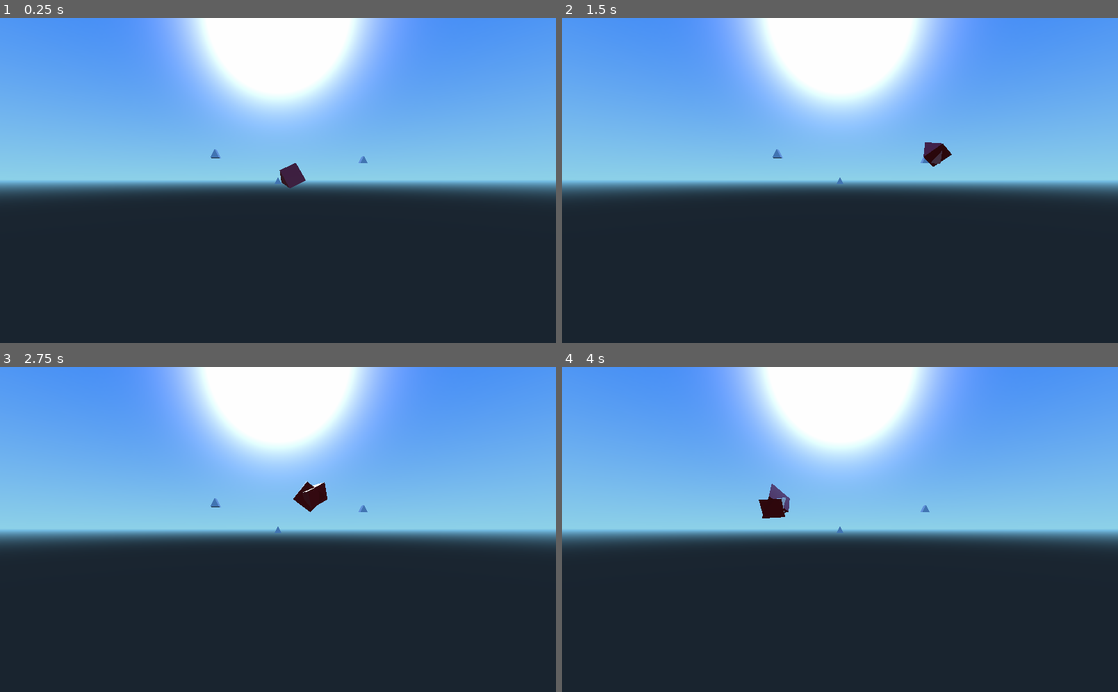
Above: before the commit, frames 1-4 (two rows, left to right).
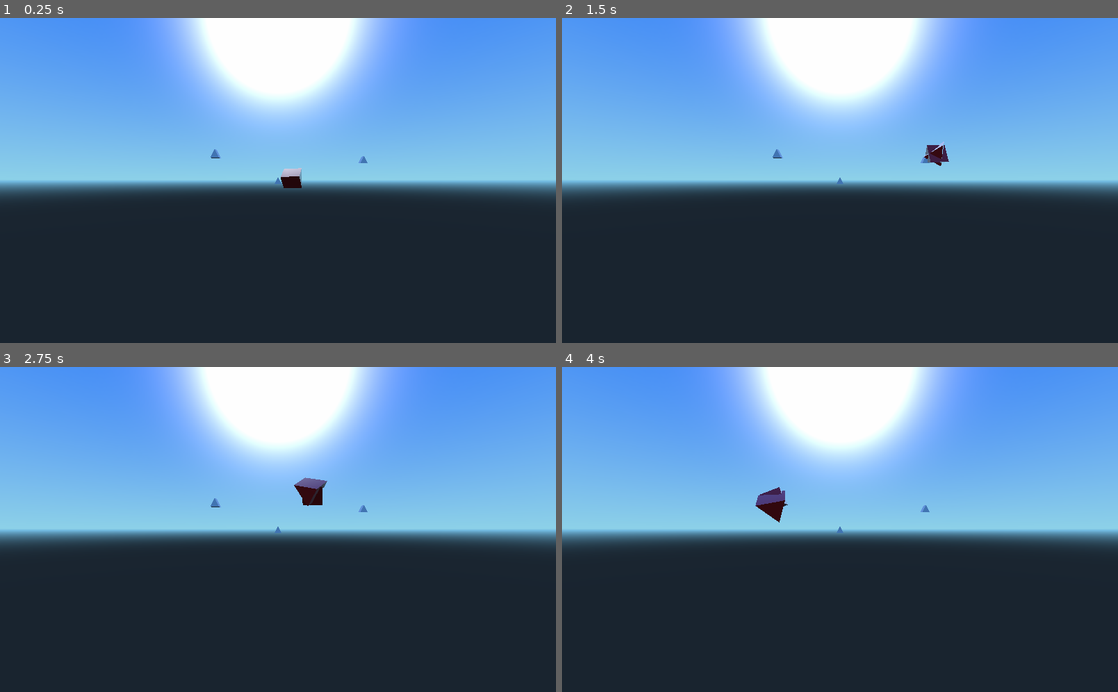
Above: after the commit, the same moments.

Repository: DevinPentecost/ludumdare41
Game: Godot game, scene res://SCENES/Bullets/BulletTest.tscn
Two runs of this game, one before a commit and one after it. Both use one fixed random seed, a clock stepped at 60 frames per second and the inputs below. This scene is started directly instead of the project's main scene.
Inputs (mouse positions are in pixels of both pictures, inside the frame that each line leads up to):
- Up to frame 1 (0.25 s): no input
- Up to frame 2 (1.5 s): tap Enter at 0.5 s; move the mouse to (962, 164) at 0.52 s; hold Up 0.53-1.25 s; click (962, 164) at 0.67 s; drag from (728, 196) to (812, 245) at 1.27 s
- Up to frame 3 (2.75 s): move the mouse to (333, 458) at 2.02 s; hold Up from 2.03 s (still down); click (333, 458) at 2.17 s
- Up to frame 4 (4 s): release Up at 2.75 s; drag from (812, 594) to (673, 480) at 2.77 s; move the mouse to (1006, 578) at 3.52 s; hold Down from 3.53 s (still down); click (1006, 578) at 3.67 s

The runs differ from the first frame. In frame 1, 0.2% of the frame differs, in the area x 50-55%, y 44-53%; in frame 2, 0.2%; in frame 3, 0.3%, in the area x 52-59%, y 33-45%; in frame 4, 0.3%.

Commit message:
Baddies now walk around a bit and can be killed via clicking

Diff:
--- /dev/null
+++ b/SCENES/BulletTest.tscn
@@ -0,0 +1,23 @@
+[gd_scene load_steps=2 format=2]
+
+[ext_resource path="res://SCENES/Bullet.tscn" type="PackedScene" id=1]
+
+[node name="Node" type="Node" index="0"]
+
+[node name="Bullet" parent="." index="0" instance=ExtResource( 1 )]
+
+[node name="Camera" type="Camera" parent="." index="1"]
+
+transform = Transform( 1, 0, 0, 0, 1, 0, 0, 0, 1, 3.81233, 0, 8.04858 )
+keep_aspect = 1
+cull_mask = 1048575
+environment = null
+h_offset = 0.0
+v_offset = 0.0
+doppler_tracking = 0
+projection = 0
+current = false
+fov = 70.0
+size = 1.0
+near = 0.05
+far = 100.0
--- a/SCENES/Bullets/BulletTest.tscn
+++ b/SCENES/Bullets/BulletTest.tscn
@@ -35,7 +35,7 @@
 subdivide_height = 0
 subdivide_depth = 0
 
-[node name="Node" type="Node" index="0"]
+[node name="Node" type="Node"]
 
 [node name="Bullet" parent="." index="0" instance=ExtResource( 1 )]
 
--- a/SCENES/Bullets/Translate.gd
+++ b/SCENES/Bullets/Translate.gd
@@ -35,13 +35,15 @@
 		#move towards target destination
 		__spatialNode.global_translate(velocity*delta)
 		# look at new direction
-		__spatialNode.look_at(velocity + __spatialNode.global_transform.origin, Vector3(0,1,0))
+		__spatialNode.look_at(velocity + __spatialNode.global_transform.origin, Vector3(1,0,0))
 
 		#remove waypoint once we get close
 		var targetCoord = waypoints[0]
-		if (targetCoord.get("global_transform")):
-			targetCoord = targetCoord.global_transform.origin
-		#print(str(self.get_path()) + " at ("+str(__spatialNode.global_transform.origin) + ") ->  ("+str(targetCoord)+")" )
+		# Is this a spatial?
+		if typeof(targetCoord) != TYPE_VECTOR3:
+			if (targetCoord.get("global_transform")):
+				targetCoord = targetCoord.global_transform.origin
+			#print(str(self.get_path()) + " at ("+str(__spatialNode.global_transform.origin) + ") ->  ("+str(targetCoord)+")" )
 
 		if (__closeEnough(__spatialNode.global_transform.origin, targetCoord)):
 			print("hit waypoint " + str(targetCoord))
--- /dev/null
+++ b/SCENES/GameController/Baddie.gd
@@ -0,0 +1,48 @@
+extends MeshInstance
+
+# class member variables go here, for example:
+# var a = 2
+# var b = "textvar"
+
+# All baddie characteristics
+export var baddieHealth = 100 # Weakest HP
+export var baddieSpeed = 1 # Slowest move speed
+export var powerDrain = 0 # No drain when hit
+
+signal got_hit(damage)
+signal just_died
+
+var currentHealth = 1
+
+func _ready():
+	# Called every time the node is added to the scene.
+	# Initialization here
+	# Set up HP
+	currentHealth = baddieHealth
+
+	# Make sure the mover is the right speed!
+	var mover = get_node("WaypointFollower")
+	mover.speed = baddieSpeed
+	pass
+
+#func _process(delta):
+#	# Called every frame. Delta is time since last frame.
+#	# Update game logic here.
+#	pass
+
+
+func _on_Area_input_event(camera, event, click_position, click_normal, shape_idx):
+	var type = event.get_class()
+	if type == "InputEventMouseButton":
+		if event.button_index == BUTTON_LEFT and event.pressed:
+			print("pressed! " + String(currentHealth))
+			currentHealth = currentHealth - 1
+			# do something
+			checkIfDead()
+			pass
+	pass # replace with function body
+
+func checkIfDead():
+	if currentHealth <= 0:
+		# Dead!
+		emit_signal("just_died")
--- /dev/null
+++ b/SCENES/GameController/Baddie.tscn
@@ -0,0 +1,73 @@
+[gd_scene load_steps=5 format=2]
+
+[ext_resource path="res://SCENES/GameController/Baddie.gd" type="Script" id=1]
+[ext_resource path="res://SCENES/Bullets/WaypointFollower.tscn" type="PackedScene" id=2]
+
+[sub_resource type="CubeMesh" id=2]
+
+size = Vector3( 2, 2, 2 )
+subdivide_width = 0
+subdivide_height = 0
+subdivide_depth = 0
+
+[sub_resource type="CapsuleShape" id=1]
+
+radius = 1.0
+height = 1.0
+
+[node name="Baddie" type="MeshInstance"]
+
+transform = Transform( 1, 0, 0, 0, -4.37114e-08, -1, 0, 1, -4.37114e-08, 0, 0, 0 )
+layers = 1
+material_override = null
+cast_shadow = 1
+extra_cull_margin = 0.0
+use_in_baked_light = false
+lod_min_distance = 0.0
+lod_min_hysteresis = 0.0
+lod_max_distance = 0.0
+lod_max_hysteresis = 0.0
+mesh = SubResource( 2 )
+skeleton = NodePath("..")
+material/0 = null
+script = ExtResource( 1 )
+_sections_unfolded = [ "Transform" ]
+baddieHealth = 100
+baddieSpeed = 1
+powerDrain = 0
+
+[node name="Area" type="Area" parent="." index="0"]
+
+input_ray_pickable = false
+input_capture_on_drag = false
+space_override = 0
+gravity_point = false
+gravity_distance_scale = 0.0
+gravity_vec = Vector3( 0, -1, 0 )
+gravity = 9.8
+linear_damp = 0.1
+angular_damp = 1.0
+priority = 0.0
+monitoring = true
+monitorable = true
+collision_layer = 1
+collision_mask = 1
+audio_bus_override = false
+audio_bus_name = "Master"
+reverb_bus_enable = false
+reverb_bus_name = "Master"
+reverb_bus_amount = 0.0
+reverb_bus_uniformity = 0.0
+
+[node name="CollisionShape" type="CollisionShape" parent="Area" index="0"]
+
+transform = Transform( 1, 0, 0, 0, -4.37114e-08, -1, 0, 1, -4.37114e-08, 0, 0, 0 )
+shape = SubResource( 1 )
+disabled = false
+_sections_unfolded = [ "Transform" ]
+
+[node name="WaypointFollower" parent="." index="1" instance=ExtResource( 2 )]
+
+accl = 0.2
+
+[connection signal="input_event" from="Area" to="." method="_on_Area_input_event"]
--- a/SCENES/GameController/BaddieType.gd
+++ /dev/null
@@ -1,19 +0,0 @@
-extends Node
-
-# class member variables go here, for example:
-# var a = 2
-# var b = "textvar"
-
-# All baddie characteristics
-export var baddieHealth = 100 # Weakest HP
-export var baddieSpeed = 100 # Slowest move speed
-
-func _ready():
-	# Called every time the node is added to the scene.
-	# Initialization here
-	pass
-
-#func _process(delta):
-#	# Called every frame. Delta is time since last frame.
-#	# Update game logic here.
-#	pass
--- a/SCENES/GameController/BaddieType.tscn
+++ /dev/null
@@ -1,9 +0,0 @@
-[gd_scene load_steps=2 format=2]
-
-[ext_resource path="res://SCENES/GameController/BaddieType.gd" type="Script" id=1]
-
-[node name="BaddieType" type="Node"]
-
-script = ExtResource( 1 )
-baddieHealth = 100
-baddieSpeed = 100
--- a/SCENES/GameController/GameController.gd
+++ b/SCENES/GameController/GameController.gd
@@ -1,20 +1,35 @@
 extends Node
 
-# class member variables go here, for example:
-# var a = 2
-# var b = "textvar"
+# Signals
+signal level_started(levelNum)
+signal level_finished(levelNum)
+signal baddie_spawned()
+signal damage_taken()
+signal game_over()
 
+# Nodes of interest
 onready var spawner = get_node("Spawner")
+onready var gridScene = null
+onready var towerScene = null
+
+# Complicated objects + lists
 var currentLevel = null
+var gameGrid = null
+var baddieList = []
+var towerList = []
 
-var baddieList = []
-
+# Simple Variables
 var lastLevel = 0
 var currentLevelIndex = 0
 var suddenDeathMultiplier = 0
-
 var kDelayBetweenLevelsSeconds = -1 #-30 # Negative to require a count-up to the next spawn
 var timeSinceLastSpawnSeconds = 0
+
+# Debug stuff
+var testVector1 = Vector3(3, 0, 3)
+var testVector2 = Vector3(3, 0, -3)
+var testVector3 = Vector3(-3, 0, 3)
+var testVector4 = Vector3(-3, 0, -3)
 
 func _ready():
 	# Called every time the node is added to the scene.
@@ -27,7 +42,7 @@
 
 	# Is the level finished?
 	var levelFinished = isLevelFinished()
-	if levelFinished:
+	if levelFinished == true:
 		# Increment and start the level
 		currentLevelIndex = currentLevelIndex + 1
 		startLevel(currentLevelIndex)
@@ -55,8 +70,8 @@
 		return false
 
 	# Are there any baddies left alive?
-	#if aliveBaddies.count == 0:
-		#return false
+	if baddieList.size() != 0:
+		return false
 
 	# Nothing told us that we aren't done!
 	return true
@@ -83,6 +98,20 @@
 	var newBaddie = spawner.giveMeABaddie(spawnGridLocation)
 	if newBaddie != null:
 		# We need to track this baddie
+		newBaddie.connect("just_died", self, "_baddieDied", [newBaddie])
 		baddieList.append(newBaddie)
 		add_child(newBaddie)
+		var follower = newBaddie.get_node("WaypointFollower")
+		follower.AppendWaypoint(testVector1)
+		follower.AppendWaypoint(testVector2)
+		follower.AppendWaypoint(testVector3)
+		follower.AppendWaypoint(testVector4)
 	pass
+
+func _baddieDied(theBaddie):
+	# Remove from the list
+	baddieList.erase(theBaddie)
+	remove_child(theBaddie)
+	theBaddie.queue_free()
+	# Emit an event?
+	pass
--- a/SCENES/GameController/GameController.tscn
+++ b/SCENES/GameController/GameController.tscn
@@ -4,7 +4,7 @@
 [ext_resource path="res://SCENES/GameController/Spawner.gd" type="Script" id=2]
 [ext_resource path="res://SCENES/GameController/GameLevel.tscn" type="PackedScene" id=3]
 
-[node name="GameController" type="Node"]
+[node name="GameController" type="Node" index="0"]
 
 script = ExtResource( 1 )
 
@@ -16,6 +16,30 @@
 
 [node name="Level1" parent="Levels" index="0" instance=ExtResource( 3 )]
 
+baddieHealth = 10
+baddieSpeed = 1
+baddiePowerDrain = 0
+
 [node name="Level2" parent="Levels" index="1" instance=ExtResource( 3 )]
 
 numBaddies = 15
+baddieHealth = 10
+baddieSpeed = 2
+baddiePowerDrain = 0
+
+[node name="Camera" type="Camera" parent="." index="2"]
+
+transform = Transform( 1, 0, 0, 0, 0.707107, 0.707107, 0, -0.707107, 0.707107, 0, 10, 10 )
+keep_aspect = 1
+cull_mask = 1048575
+environment = null
+h_offset = 0.0
+v_offset = 0.0
+doppler_tracking = 0
+projection = 0
+current = false
+fov = 70.0
+size = 1.0
+near = 0.05
+far = 100.0
+_sections_unfolded = [ "Transform" ]
--- a/SCENES/GameController/GameLevel.gd
+++ b/SCENES/GameController/GameLevel.gd
@@ -4,13 +4,23 @@
 # var a = 2
 # var b = "textvar"
 
-onready var baddieScene = load("res://SCENES/GameController/BaddieType.tscn")
+enum ExtraEffects{
+	eExtraEffects_faster
+	eExtraEffects_tough
+	eExtraEffects_powerDrain
+}
+
+onready var baddieScene = load("res://SCENES/GameController/Baddie.tscn")
 
 export var numBaddies = 1
 export var baddieSpawnDelayMs = 3000 # Milliseconds between spawns
-export var baddieStatsMultiplier = 1
 export var baddieHealth = 100 # Weakest
-export var baddieSpeed = 100 # Slowest
+export var baddieSpeed = 1 # Slowest
+export var baddiePowerDrain = 0 # No drain effect
+
+var kMinimumMultiplierValue = 1
+var baddieStatsMultiplier = kMinimumMultiplierValue
+var extraEffectsList = []
 
 func _ready():
 	# Called every time the node is added to the scene.
@@ -24,6 +34,21 @@
 
 func createBaddieInstance(gridLocation):
 	var newBaddie = baddieScene.instance()
-	newBaddie.baddieHealth = baddieHealth * baddieStatsMultiplier
+	print("New Baddie!")
+	newBaddie.baddieHealth = baddieHealth
 	newBaddie.baddieSpeed = baddieSpeed
+
+	# Apply any special effects
+	for extraEffect in extraEffectsList:
+		if (extraEffect == eExtraEffects_faster):
+			newBaddie.baddieSpeed += 50
+		if (extraEffect == eExtraEffects_tough):
+			newBaddie.baddieHealth += 50
+		if (extraEffect == eExtraEffects_powerDrain):
+			newBaddie.powerDrain += 1
+
+	# Apply the multiplier once we are done
+	newBaddie.baddieHealth *= baddieStatsMultiplier
+	newBaddie.baddieSpeed *= max(kMinimumMultiplierValue, baddieStatsMultiplier / 10)
+	newBaddie.powerDrain *= max(kMinimumMultiplierValue, baddieStatsMultiplier / 10)
 	return newBaddie
--- /dev/null
+++ b/SCENES/test/CalebSandbox.tscn
@@ -0,0 +1,3 @@
+[gd_scene format=2]
+
+[node name="CalebSandbox" type="Node"]
Not shown, changed: scenes/terrain/valid_tile.png.import
